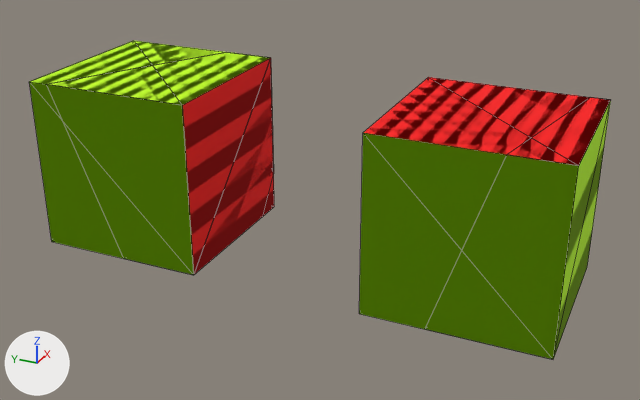
One commit to the FBX model build/1out.fbx: the scene before it, then after it.
One viewpoint serves both versions: a 50 mm lens placed at (-4.19, -1.92, 1.95), pointed at (-0.03, -0.05, -0.13). The axes (+X, +Y, +Z) are drawn at lower left. The lights are the same throughout. Mesh edges are drawn as thin lines. Where no turn or scale is listed for an object, it has been applied to the vertices. Vertices at the same position are counted once.

Script lines for the objects in view, before the commit:
```python
ob_box001_0 = bpy.data.objects.new('Box001_0', me_box001_0)
ob_box001_0.location = (0.0, -0.48, 0.0)
ob_box001_1 = bpy.data.objects.new('Box001_1', me_box001_1)
ob_box001_1.location = (0.0, -0.48, 0.0)
ob_box002 = bpy.data.objects.new('Box002', me_mesh_001)
ob_box002.location = (0.0, 1.52, 0.0)
ob_box002_0 = bpy.data.objects.new('Box002_0', me_box002_0)
ob_box002_0.location = (0.0, 1.52, 0.0)
ob_box002_1 = bpy.data.objects.new('Box002_1', me_box002_1)
ob_box002_1.location = (0.0, 1.52, 0.0)
# also in view: 'Box001' at (0.0, -0.98, 0.0)
```
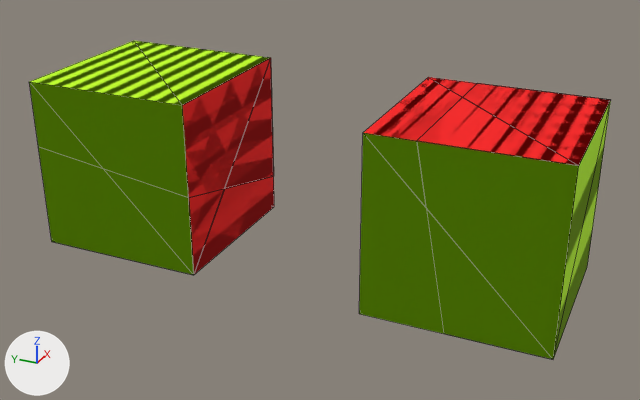
Location of each change, (x1, y1, x2, y2) in pixels of the pictures (640 x 400 px):
'Box002_0', reshaped (7% wider, 30% shorter): before (46, 52, 274, 274); after (29, 41, 274, 197)
'Box001_0', reshaped: before (426, 97, 609, 358); after (417, 83, 609, 359)
'Box001_1', reshaped: before (359, 77, 587, 329); after (359, 77, 476, 333)
'Box002_1', reshaped: before (29, 41, 274, 258); after (38, 147, 274, 275)

The change, as a list of edits to the scene's bpy script:
```text
Change me_box001_0:
    used by ob_box001_0; location = (0.0, -0.48, 0.0)
    remove me_box001_0.from_pydata(...)  # 19 vertices, 11 faces; spans x -0.5..0.5, y -1.0..-0.357, z -0.5..0.5
    add me_box001_0.from_pydata(...)  # 23 vertices, 11 faces; spans x -0.5..0.5, y -1.0..-0.266, z -0.5..0.5
    me_box001_0 part 4
    15 vertices are removed from x -0.5..0.5, y -0.895..-0.357, z -0.5..0.5
    9 faces are deleted
    19 vertices are added at x -0.5..0.5, y -0.475..-0.266, z -0.5..0.5
    7 new faces join them, mat_mat1 (green #beff00)
    2 new faces join them, mat_mat2 (red #ff0000)
Change me_box002_1:
    used by ob_box002_1; location = (0.0, 1.52, 0.0)
    remove me_box002_1.from_pydata(...)  # 24 vertices, 12 faces; spans x -0.5..0.5, y -1.0..0.0, z -0.5..0.5
    add me_box002_1.from_pydata(...)  # 19 vertices, 11 faces; spans x -0.5..0.5, y -1.0..0.0, z -0.5..0.112
    me_box002_1 part 2
    16 vertices are removed from x -0.5..0.5, y -1.0..0.0, z -0.5..0.5
    10 faces are deleted
    12 vertices are added at x -0.5..0.5, y -1.0..0.0, z -0.5..0.112
    2 new faces join them, mat_mat2 (red #ff0000)
    7 new faces join them, mat_mat1 (green #beff00)
Change me_box001_1:
    used by ob_box001_1; location = (0.0, -0.48, 0.0)
    remove me_box001_1.from_pydata(...)  # 22 vertices, 11 faces; spans x -0.5..0.5, y -0.895..0.0, z -0.5..0.5
    add me_box001_1.from_pydata(...)  # 20 vertices, 11 faces; spans x -0.5..0.5, y -0.475..0.0, z -0.5..0.5
    me_box001_1 part 1
    18 vertices are removed from x -0.5..0.5, y -0.895..-0.357, z -0.5..0.5
    9 faces are deleted
    16 vertices are added at x -0.5..0.5, y -0.475..-0.266, z -0.5..0.5
    7 new faces join them, mat_mat1 (green #beff00)
    2 new faces join them, mat_mat2 (red #ff0000)
Change me_box002_0:
    used by ob_box002_0; location = (0.0, 1.52, 0.0)
    remove me_box002_0.from_pydata(...)  # 21 vertices, 10 faces; spans x -0.5..0.5, y -1.0..-0.121, z -0.5..0.5
    add me_box002_0.from_pydata(...)  # 20 vertices, 11 faces; spans x -0.5..0.5, y -1.0..0.0, z -0.283..0.5
    me_box002_0 part 3
    14 vertices are removed from x -0.5..0.5, y -1.0..-0.121, z -0.5..0.5
    9 faces are deleted
    14 vertices are added at x -0.5..0.5, y -1.0..0.0, z -0.283..0.5
    8 new faces join them, mat_mat1 (green #beff00)
    2 new faces join them, mat_mat2 (red #ff0000)
```
